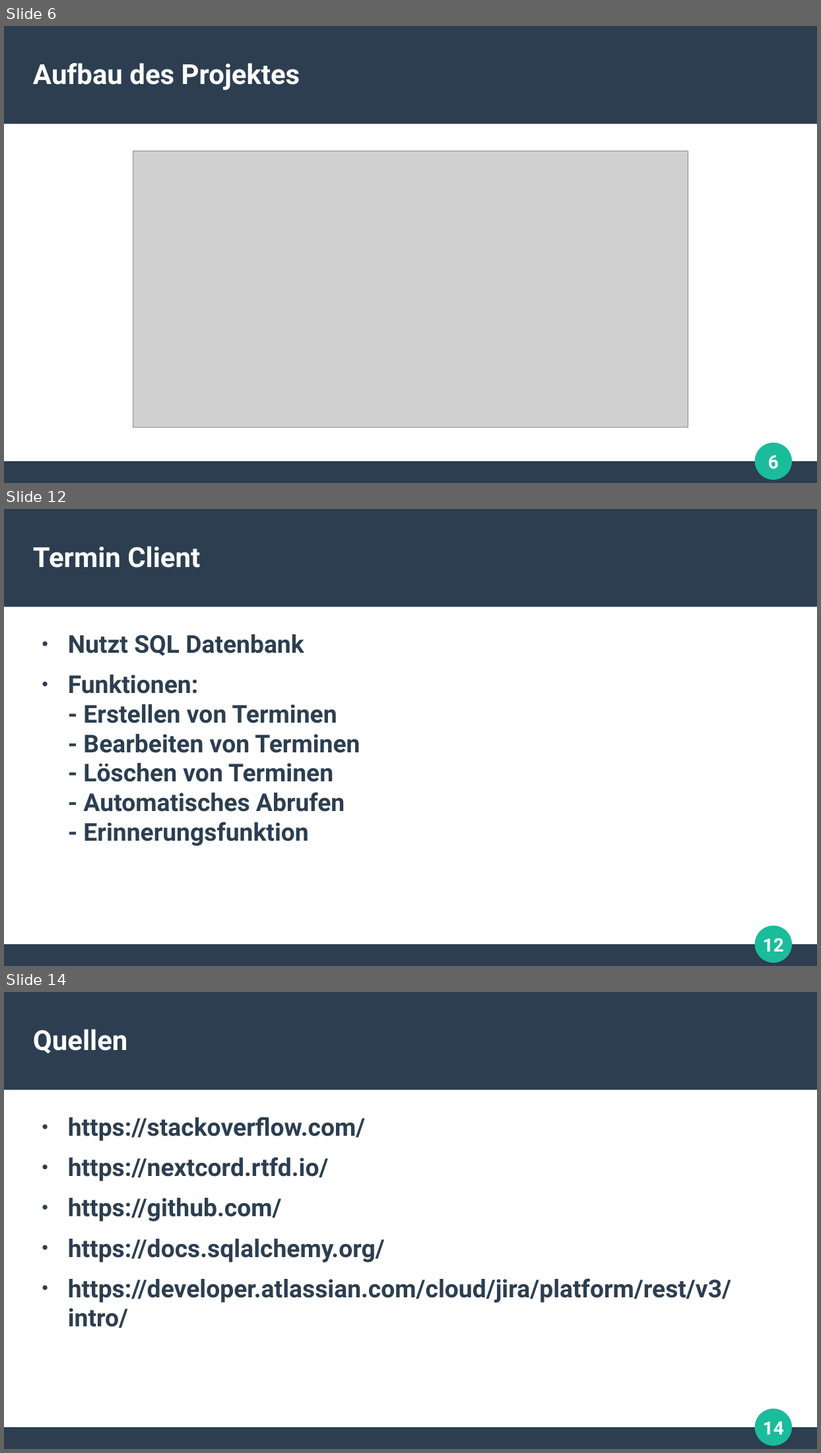
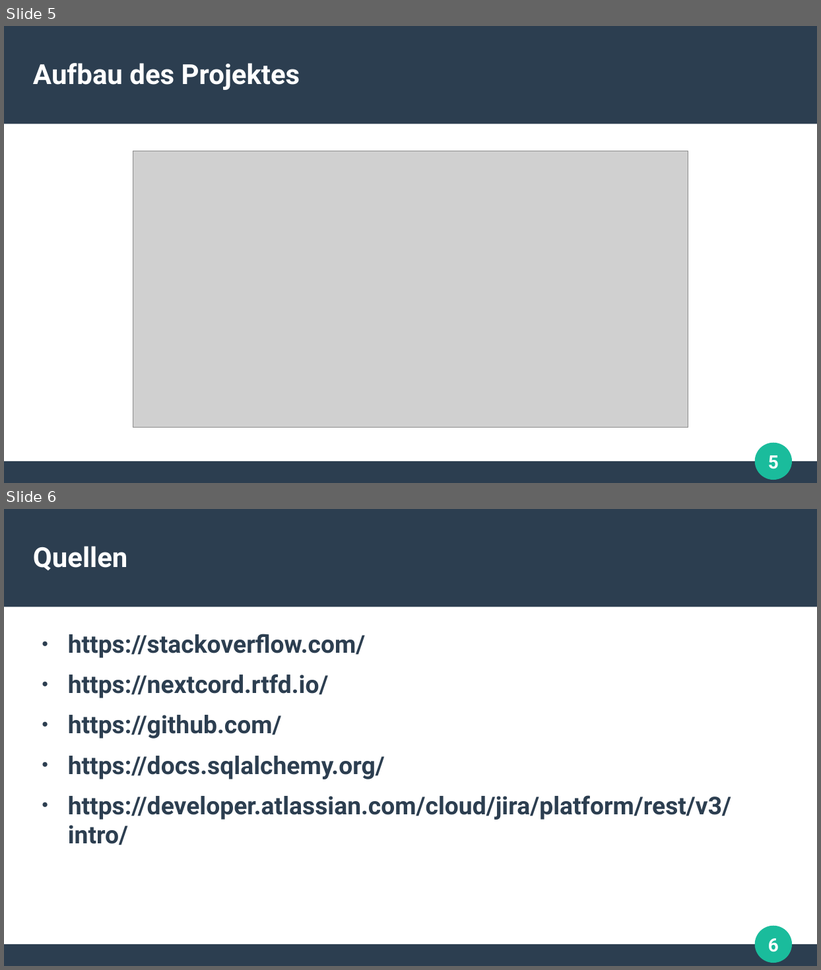
Before and after one commit to ARez2/Cordic, a slide deck: docs/Präsi_SRZ_Preis.odp. Shown one above the other, each under a label of ours: slides 6, 12 and 14 before the commit, slides 5 and 6 after it; the slides between them are not shown. The pictures are 821x1453 and 821x970 pixels, drawn with LibreOffice and Linux fonts; fonts in the diff are those of the drawing; grey boxes stand for pictures. Boxes give left, top, right and bottom in pixels: in the first picture for what was removed or moved away, otherwise in the second. Text is boxed around its words. In the diff, an @@ line names an element or a change of style, - is before the commit and + after.

```diff
--- a/docs/Präsi_SRZ_Preis.odp
+++ b/docs/Präsi_SRZ_Preis.odp
@@ slide 12 removed at (4, 509, 817, 966), background #FFFFFF; not listed: 4 template elements that a slide beside it also shows @@
@@ title removed at (33, 546, 200, 568) @@
-Termin Client
@@ text removed at (68, 634, 360, 846) @@
-● Nutzt SQL Datenbank
-● Funktionen:
-  - Erstellen von Terminen
-  - Bearbeiten von Terminen
-  - Löschen von Terminen
-  - Automatisches Abrufen
-  - Erinnerungsfunktion
@@ what was slide 6 is now slide 5 @@
@@ page number at (768, 456, 779, 470): text changed @@
-6
+5
@@ what was slide 14 is now slide 6 @@
@@ page number at (768, 939, 779, 953): text changed @@
-14
+6
```
Also in this commit, not shown: 7 other slides removed.
